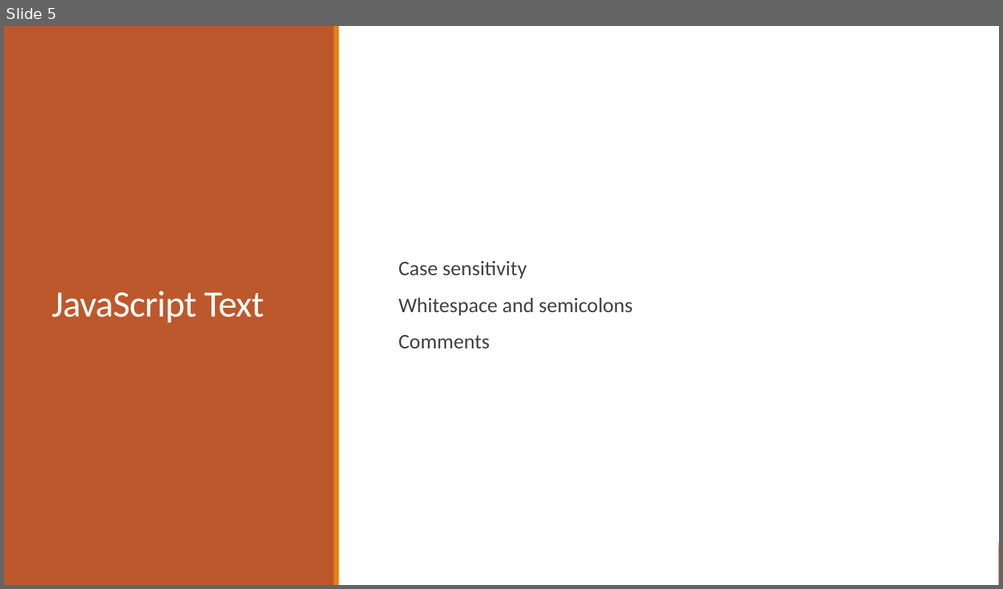
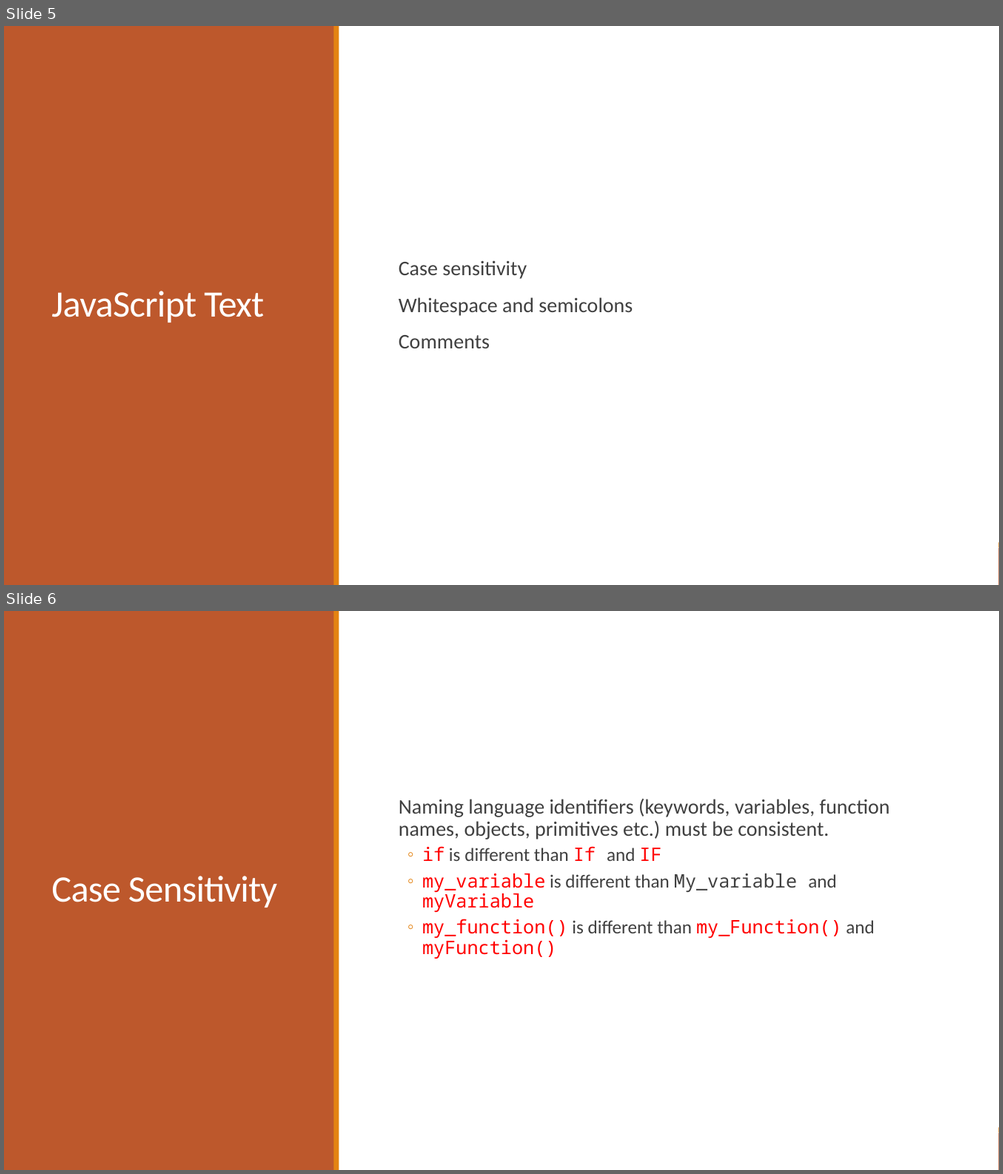
Before and after one commit to da-smith/javascript, a slide deck: src/JavaScript.pptx. Shown one above the other, each under a label of ours: slide 5 before the commit, slides 5 and 6 after it. The pictures are 1003x589 and 1003x1174 pixels, drawn with LibreOffice and Linux fonts; fonts in the diff are those of the drawing. Boxes give left, top, right and bottom in pixels: in the first picture for what was removed or moved away, otherwise in the second. Text is boxed around its words. In the diff, an @@ line names an element or a change of style, - is before the commit and + after.

```diff
--- a/src/JavaScript.pptx
+++ b/src/JavaScript.pptx
@@ slide 6 added at (x1=4, y1=611, x2=999, y2=1170), background #FFFFFF; not listed: 2 template elements that a slide beside it also shows @@
@@ rectangle added at (x1=4, y1=611, x2=999, y2=1170), fill #FFFFFF @@
@@ rectangle added at (x1=4, y1=611, x2=335, y2=1170), fill #BD582C @@
@@ rectangle added at (x1=334, y1=611, x2=339, y2=1170), fill #E48312 @@
@@ text added at (x1=398, y1=799, x2=890, y2=959), 18 pt, text #404040 @@
+  Naming language identifiers (keywords, variables, function names, objects, primitives etc.) must be consistent.
+  ◦ if is different than If and IF
+  ◦ my_variable is different than My_variable and myVariable
+  ◦ my_function() is different than my_Function() and myFunction()
@@ title added at (x1=51, y1=876, x2=277, y2=908), 36 pt, text #FFFFFF @@
+Case Sensitivity
```
Also in this commit, not shown: 2 slides changed.
